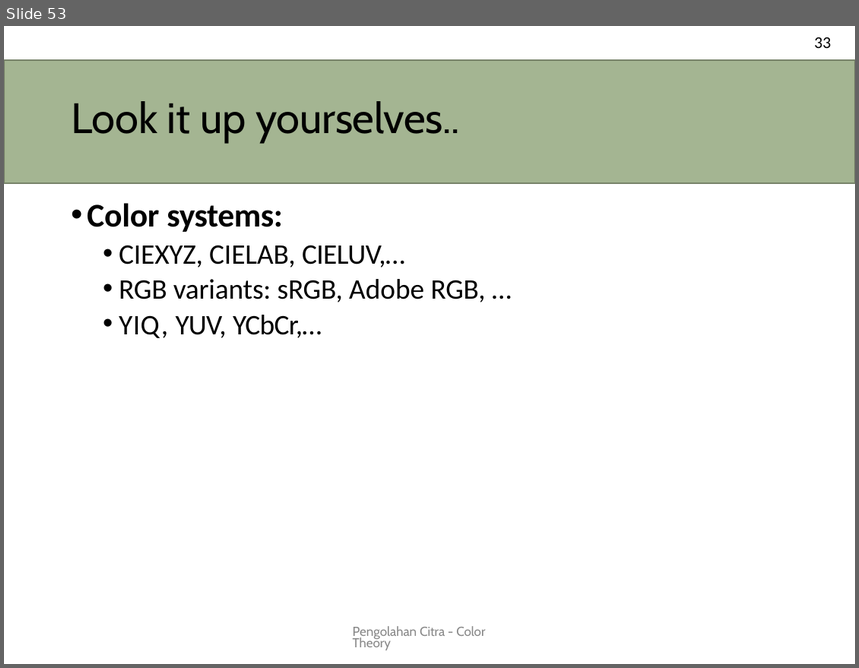
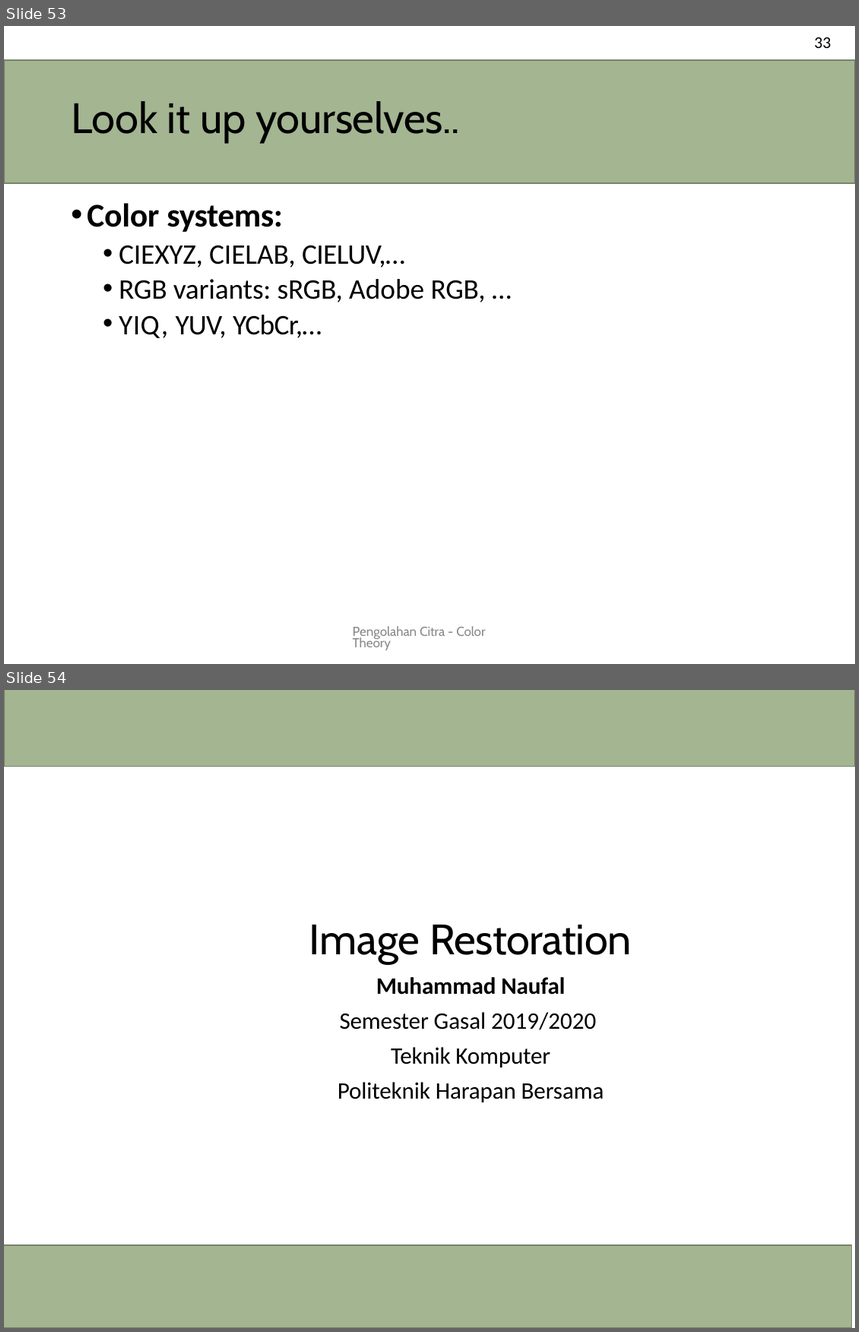
Before and after one commit to novalassalam/comvis, a slide deck: pencit.pptx. Shown one above the other, each under a label of ours: slide 53 before the commit, slides 53 and 54 after it. The pictures are 859x668 and 859x1332 pixels, drawn with LibreOffice and Linux fonts; fonts in the diff are those of the drawing. Boxes give left, top, right and bottom in pixels: in the first picture for what was removed or moved away, otherwise in the second. Text is boxed around its words. In the diff, an @@ line names an element or a change of style, - is before the commit and + after.

Commit message:
image restorasi

```diff
--- a/pencit.pptx
+++ b/pencit.pptx
@@ slide 54 added at (4,690,855,1328), background #FFFFFF @@
@@ rectangle added at (4,690,855,766), fill #A4B592, outline #78846A 0.96 pt @@
@@ title added at (310,924,631,1103), 20 pt, text #000000 @@
+Image Restoration
+Muhammad Naufal
+Semester Gasal 2019/2020
+Teknik Komputer
+Politeknik Harapan Bersama
@@ rectangle added at (4,1246,852,1328), fill #A4B592, outline #78846A 0.96 pt @@
```
Also in this commit, not shown: 10 other slides added.
